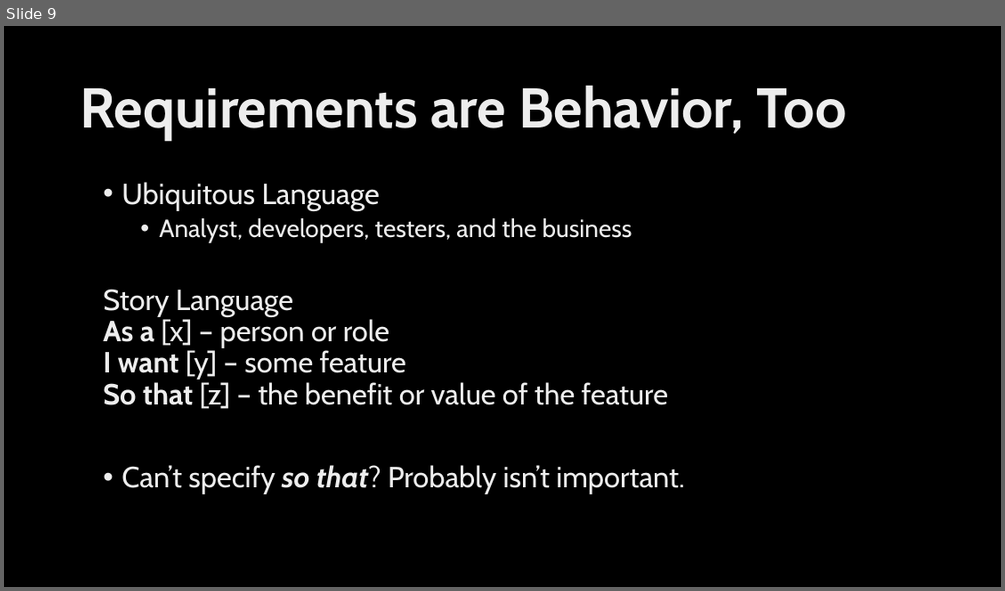
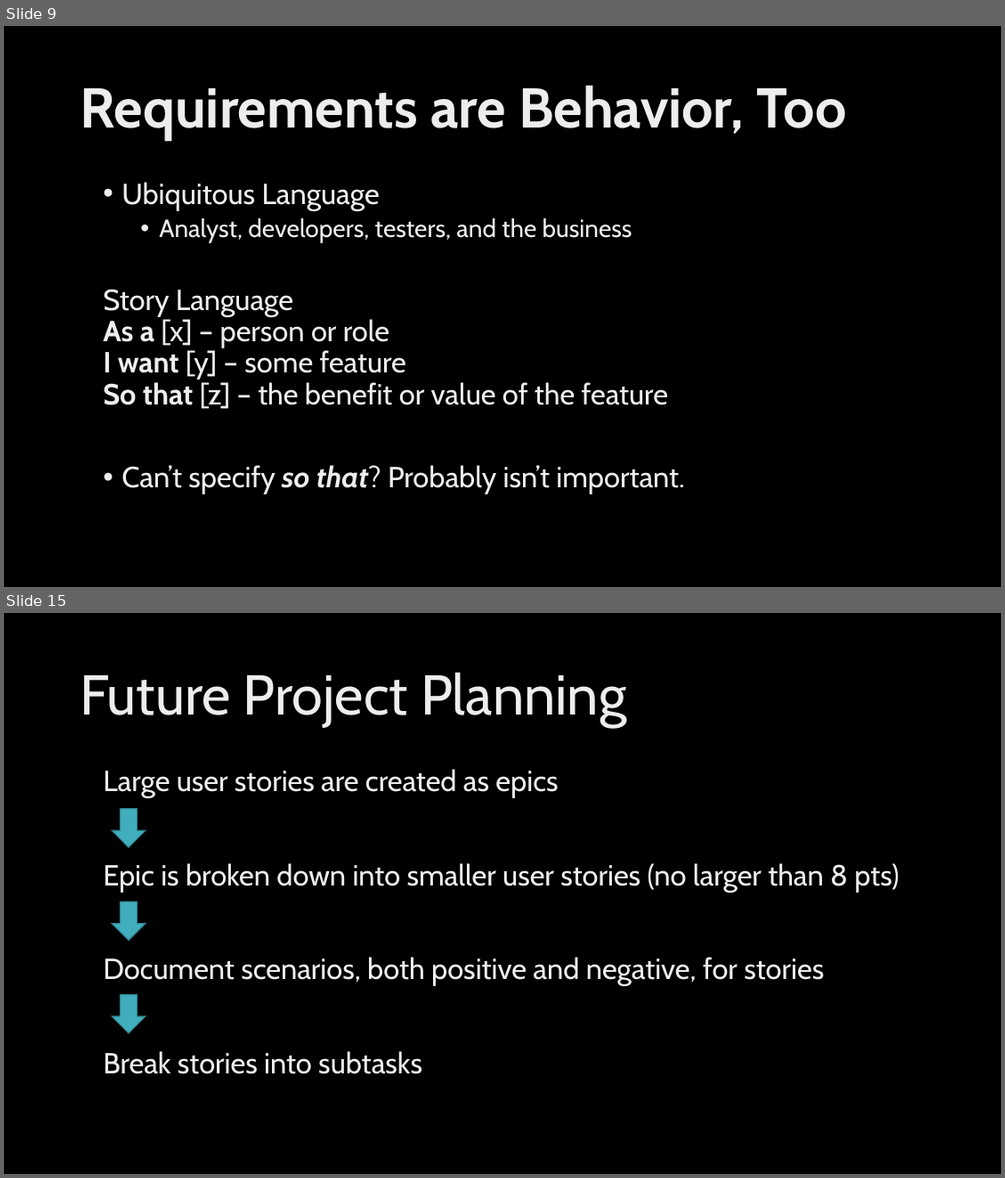
Before and after one commit to ingramam/BDD-lunch-and-learn, a slide deck: BDD.pptx. Shown one above the other, each under a label of ours: slide 9 before the commit, slides 9 and 15 after it; the slides between them are not shown. The pictures are 1005x591 and 1005x1178 pixels, drawn with LibreOffice and Linux fonts; fonts in the diff are those of the drawing; background and template pictures are left out. Boxes give left, top, right and bottom in pixels: in the first picture for what was removed or moved away, otherwise in the second. Text is boxed around its words. In the diff, an @@ line names an element or a change of style, - is before the commit and + after.

```diff
--- a/BDD.pptx
+++ b/BDD.pptx
@@ slide 15 added at box(4, 613, 1001, 1174), background picture (left out) @@
@@ title added at box(80, 672, 626, 728), 54 pt, text gradient #BFBFBF to #EDEDED to #FFFFFF @@
+Future Project Planning
@@ text added at box(103, 769, 898, 1074), 28 pt, text gradient #BFBFBF to #EDEDED to #FFFFFF @@
+Large user stories are created as epics
+Epic is broken down into smaller user stories (no larger than 8 pts)
+Document scenarios, both positive and negative, for stories
+Break stories into subtasks
@@ down arrow added at box(112, 809, 146, 848), fill #41AEBD, outline #30818C 1 pt @@
@@ down arrow added at box(112, 901, 146, 941), fill #41AEBD, outline #30818C 1 pt @@
@@ down arrow added at box(112, 995, 146, 1033), fill #41AEBD, outline #30818C 1 pt @@
```
Also in this commit, not shown: 3 slides changed, 8 other slides added, 1 other file.
